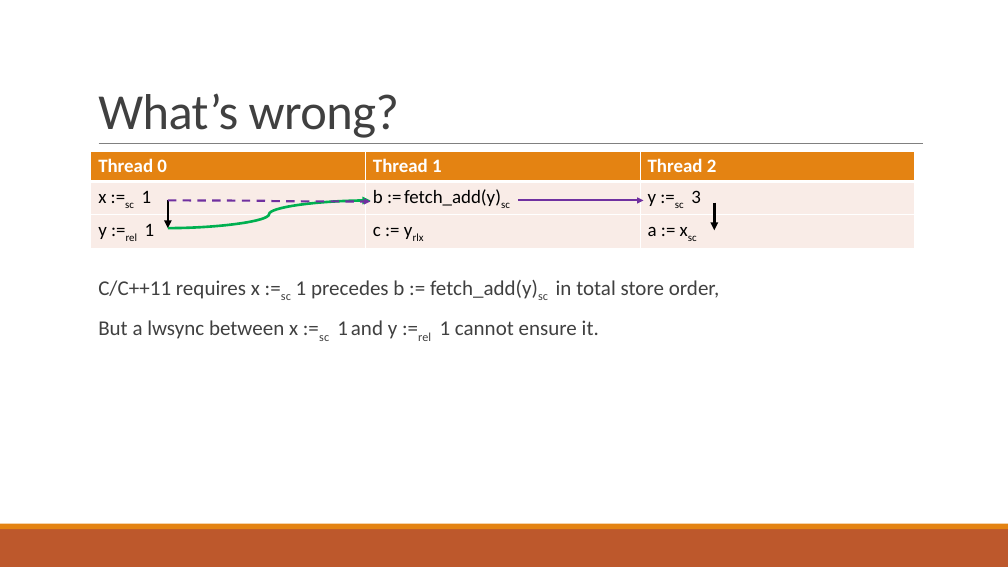
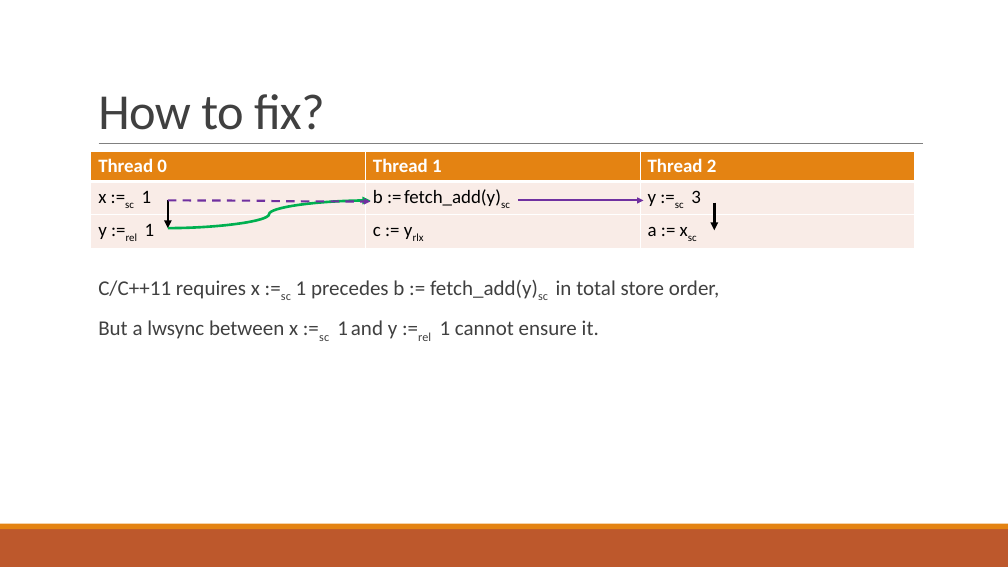
Before and after one commit to noirgif/2018s-final-projects, a slide deck: slide 28 of 06-Memory Access/fopl-pres.pptx (slide 26 before the commit). Drawn at 1008x567 pixels with LibreOffice and Linux fonts; fonts in the diff are those of the drawing. Boxes give left, top, right and bottom in pixels: in the first picture for what was removed or moved away, otherwise in the second. Text is boxed around its words. In the diff, an @@ line names an element or a change of style, - is before the commit and + after.

```diff
--- a/06-Memory Access/fopl-pres.pptx
+++ b/06-Memory Access/fopl-pres.pptx
@@ title at [98, 94, 324, 130]: text changed @@
-What’s wrong?
+How to fix?
```
Also in this commit, not shown: 3 other slides changed, 1 slide added.
